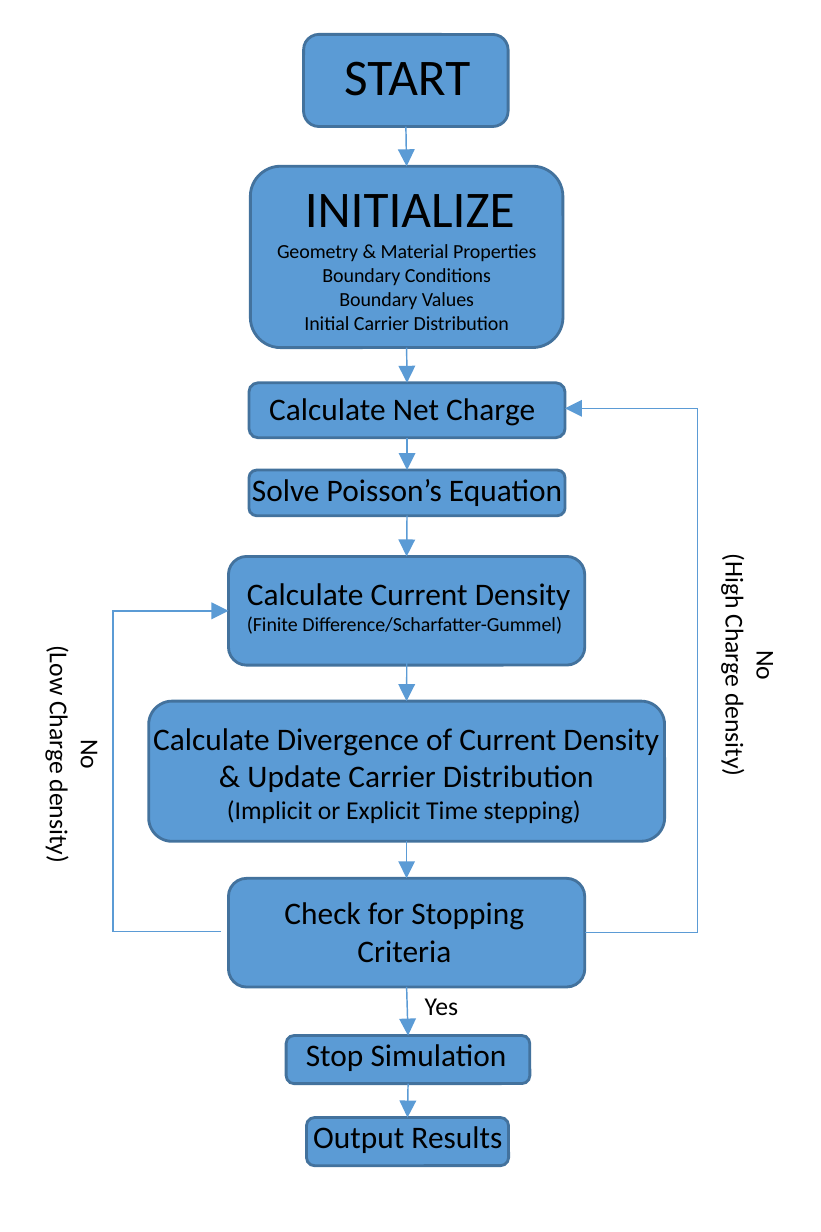
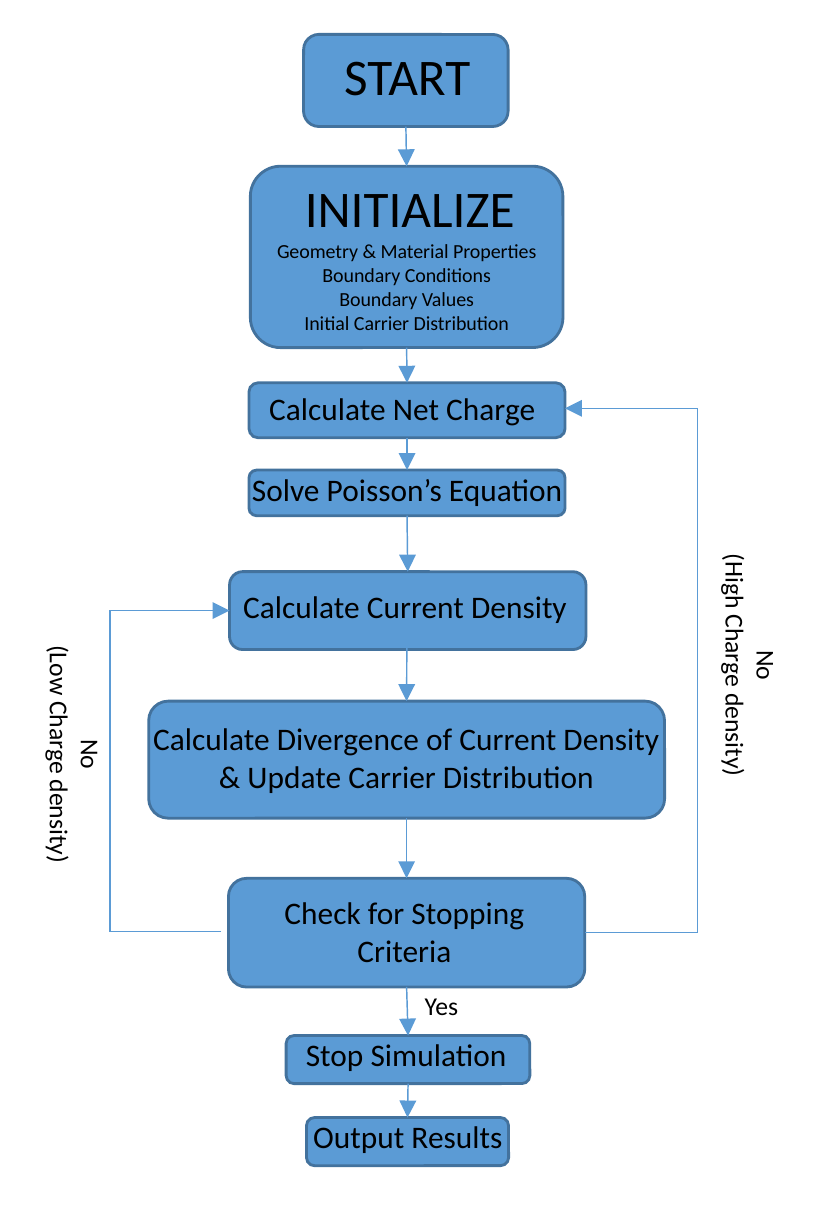
Before and after one commit to cbonfil/ThesisReport, a slide deck: slide 1 of Memristor Thesis/Pictures/flowchart2.pptx. Drawn at 821x1232 pixels with LibreOffice and Linux fonts; fonts in the diff are those of the drawing. Boxes give left, top, right and bottom in pixels: in the first picture for what was removed or moved away, otherwise in the second. Text is boxed around its words. In the diff, an @@ line names an element or a change of style, - is before the commit and + after.

```diff
--- a/Memristor Thesis/Pictures/flowchart2.pptx
+++ b/Memristor Thesis/Pictures/flowchart2.pptx
@@ arrow moved from (406, 515) - (406, 556) to (406, 515) - (408, 571) @@
@@ text "Calculate Current Density": place and size @@
-text "Calculate Current Density" at box(247, 616, 562, 634)
+text "Calculate Current Density" at box(243, 596, 567, 623)
@@ rounded rectangle: place and size @@
-rounded rectangle at box(228, 556, 585, 665)
+rounded rectangle at box(230, 571, 587, 649)
@@ elbow arrow (222, 932) - (230, 610): route changed @@
@@ text at box(247, 616, 562, 634): paragraph removed @@
-(Finite Difference/Scharfatter-Gummel)
@@ rounded rectangle: place and size @@
-rounded rectangle at box(148, 700, 663, 839)
+rounded rectangle at box(148, 700, 663, 817)
@@ text at box(227, 800, 581, 824): paragraph removed @@
-(Implicit or Explicit Time stepping)
@@ arrow moved from (406, 842) - (406, 878) to (406, 817) - (406, 878) @@
```
Also in this commit, not shown: 10 other files.
